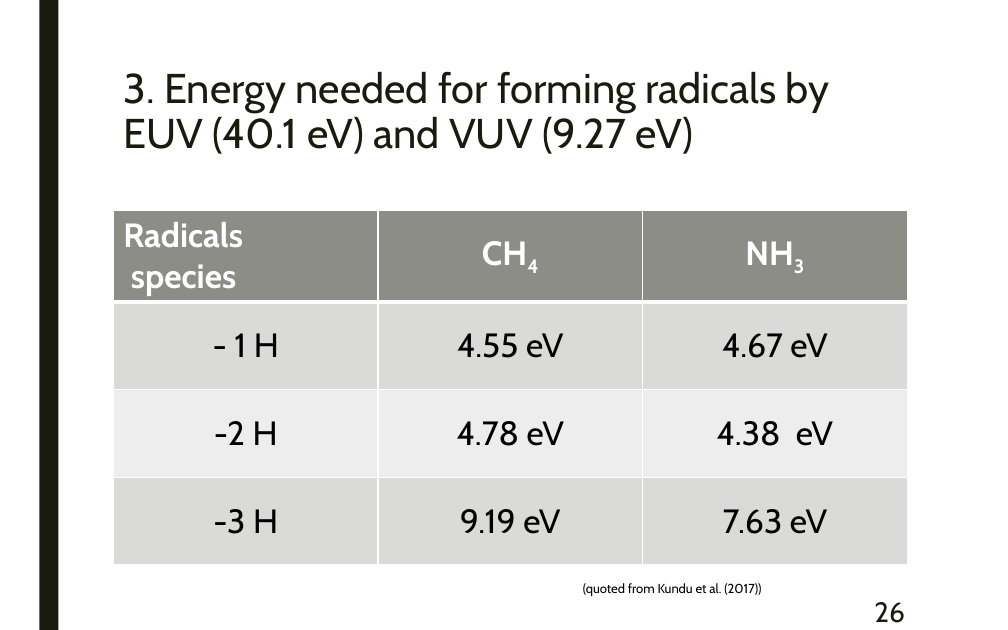
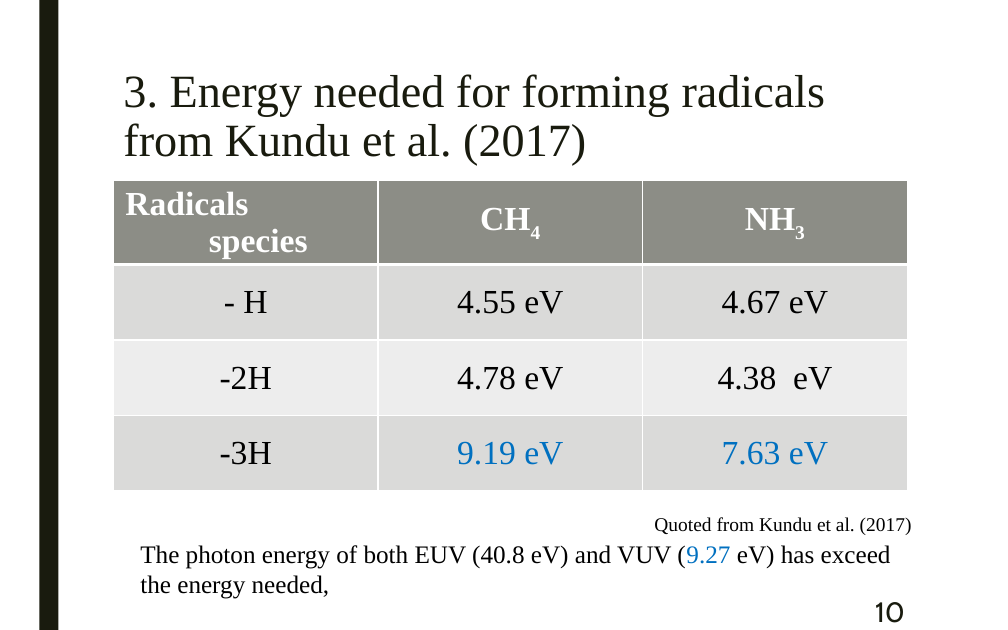
Before and after one commit to samuello1228/lily, a slide deck: slide 10 of doc/VUV and EUV irradiation of CH4 + NH3.pptx (slide 26 before the commit). Drawn at 1008x630 pixels with LibreOffice and Linux fonts; fonts in the diff are those of the drawing. Boxes give left, top, right and bottom in pixels: in the first picture for what was removed or moved away, otherwise in the second. Text is boxed around its words. In the diff, an @@ line names an element or a change of style, - is before the commit and + after.

```diff
--- a/doc/VUV and EUV irradiation of CH4 + NH3.pptx
+++ b/doc/VUV and EUV irradiation of CH4 + NH3.pptx
@@ title at bbox=[123, 74, 825, 166]: text changed; size 29.7 to 33 pt; font Cabin to Times New Roman @@
-3. Energy needed for forming radicals by EUV (40.1 eV) and VUV (9.27 eV)
+3. Energy needed for forming radicals from Kundu et al. (2017)
@@ table at bbox=[114, 180, 906, 498] @@
-row 2, column 1: - 1 H
+row 2, column 1: - H
-row 3, column 1: -2 H
+row 3, column 1: -2H
-row 4, column 1: -3 H
+row 4, column 1: -3H
@@ font Cabin to Times New Roman in "Radicals species", "CH4", "NH3", "4.55 eV" and 5 more places @@
@@ text colour #000000 to #0070C0 in "9.19 eV", "7.63 eV" @@
@@ alignment left to centre @@
@@ table: place and size @@
-table at bbox=[113, 210, 905, 563]
+table at bbox=[114, 180, 906, 498]
@@ text at bbox=[654, 517, 912, 535]: text changed; size 16 to 24 pt; font Cabin to Times New Roman @@
-    (quoted from Kundu et al. (2017))
+    Quoted from Kundu et al. (2017)
@@ text added at bbox=[140, 545, 891, 599], 18 pt, text #000000 @@
+The photon energy of both EUV (40.8 eV) and VUV (9.27 eV) has exceed
+the energy needed,
@@ page number at bbox=[875, 602, 905, 623]: text changed @@
-26
+10
```
Also in this commit, not shown: 30 other slides changed, 2 slides added, 5 slides removed, 1 other file.
